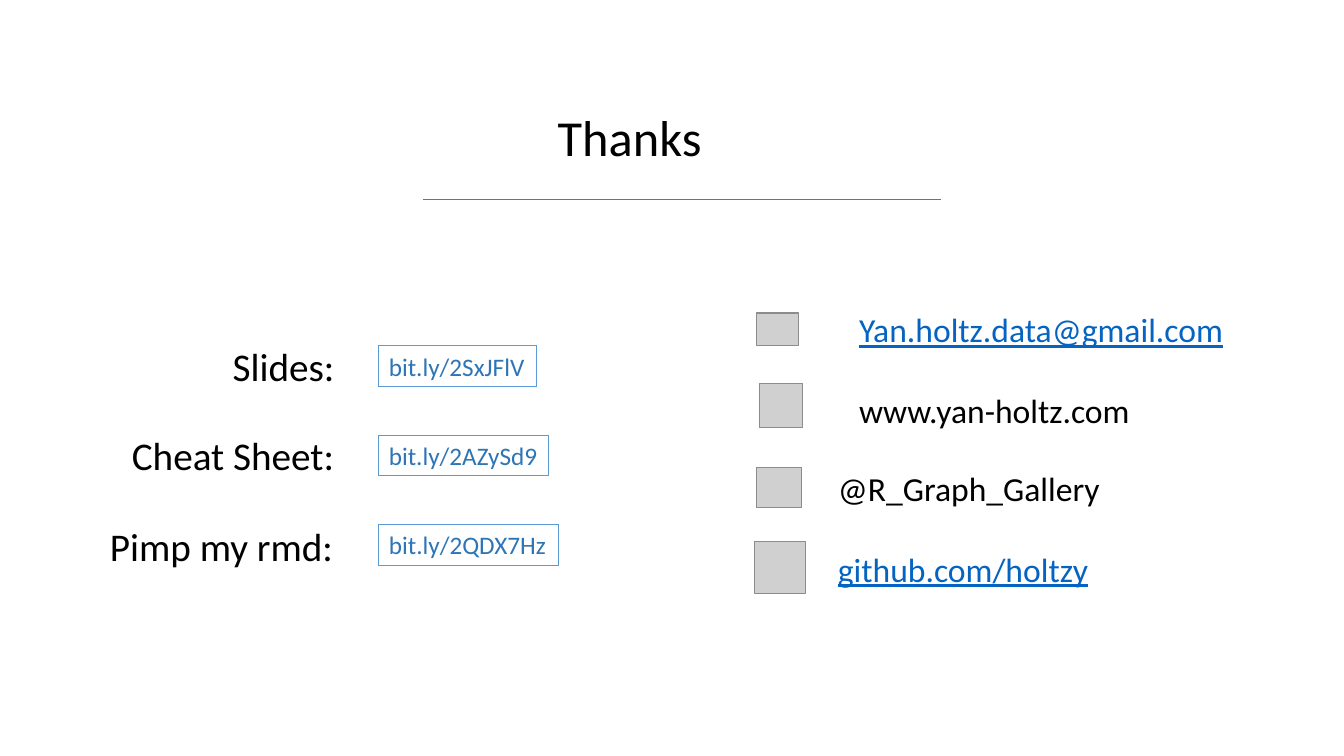
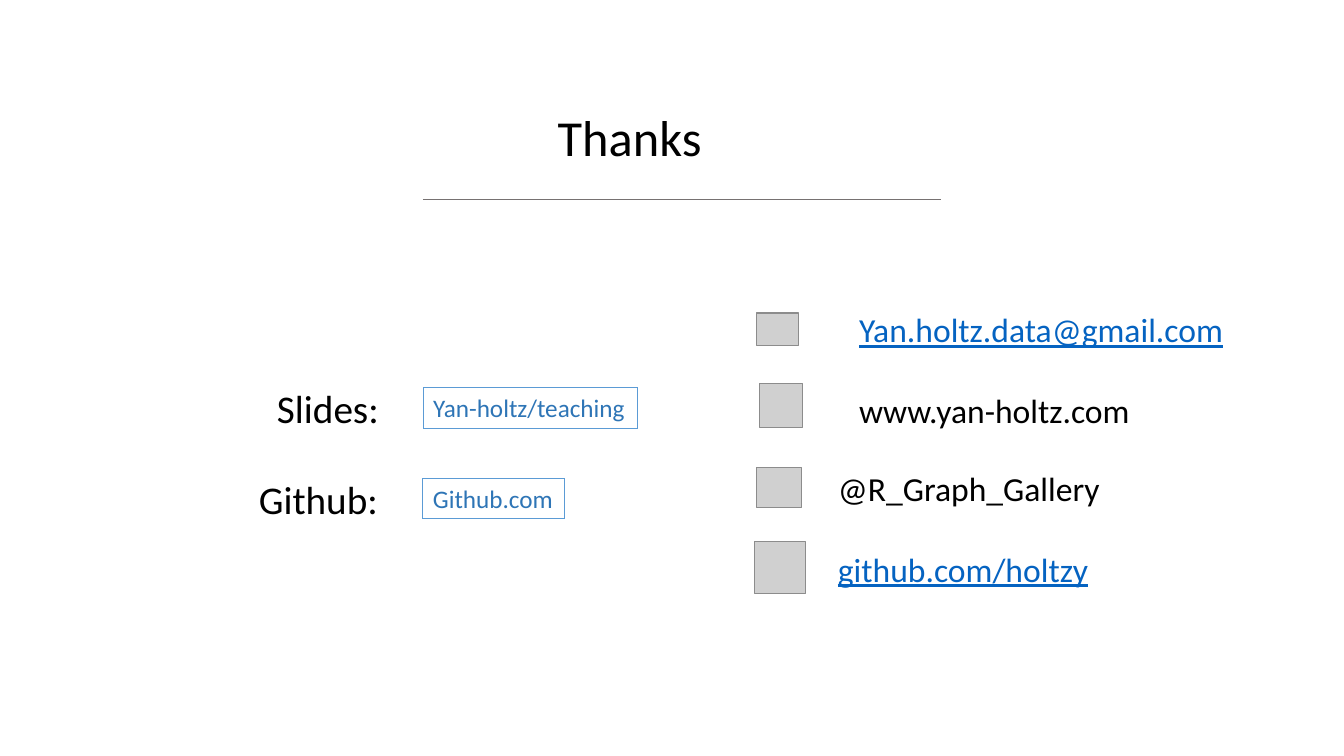
Before and after one commit to holtzy/Teaching, a slide deck: slide 18 of Intro_Github.pptx (slide 32 before the commit). Drawn at 1344x756 pixels with LibreOffice and Linux fonts; fonts in the diff are those of the drawing; grey boxes stand for pictures; background and template pictures are left out. Boxes give left, top, right and bottom in pixels: in the first picture for what was removed or moved away, otherwise in the second. Text is boxed around its words. In the diff, an @@ line names an element or a change of style, - is before the commit and + after.

Commit message:
intro github one third

```diff
--- a/Intro_Github.pptx
+++ b/Intro_Github.pptx
@@ text "Slides:": place and size @@
-text "Slides:" at <box>233,353,335,382</box>
+text "Slides:" at <box>277,395,379,424</box>
@@ rectangle "Yan-holtz/teaching": place and size @@
-rectangle "Yan-holtz/teaching" at <box>379,346,536,386</box>
+rectangle "Yan-holtz/teaching" at <box>423,387,638,427</box>
@@ text in rectangle at <box>433,399,624,422</box>: text changed @@
-bit.ly/2SxJFlV
+Yan-holtz/teaching
@@ rectangle removed at <box>379,436,549,476</box> @@
-bit.ly/2AZySd9
@@ rectangle added at <box>423,478,566,518</box>, outline #5B9BD5 0.75 pt, 18 pt, text #2E75B6 @@
+Github.com
@@ text at <box>259,486,378,515</box>: text changed @@
-Cheat Sheet:
+Github:
@@ text removed at <box>110,533,333,568</box> @@
-Pimp my rmd:
@@ rectangle removed at <box>379,525,559,566</box> @@
-bit.ly/2QDX7Hz
```
Also in this commit, not shown: 1 other slide changed, 4 slides added, 18 slides removed, 1 other file.
